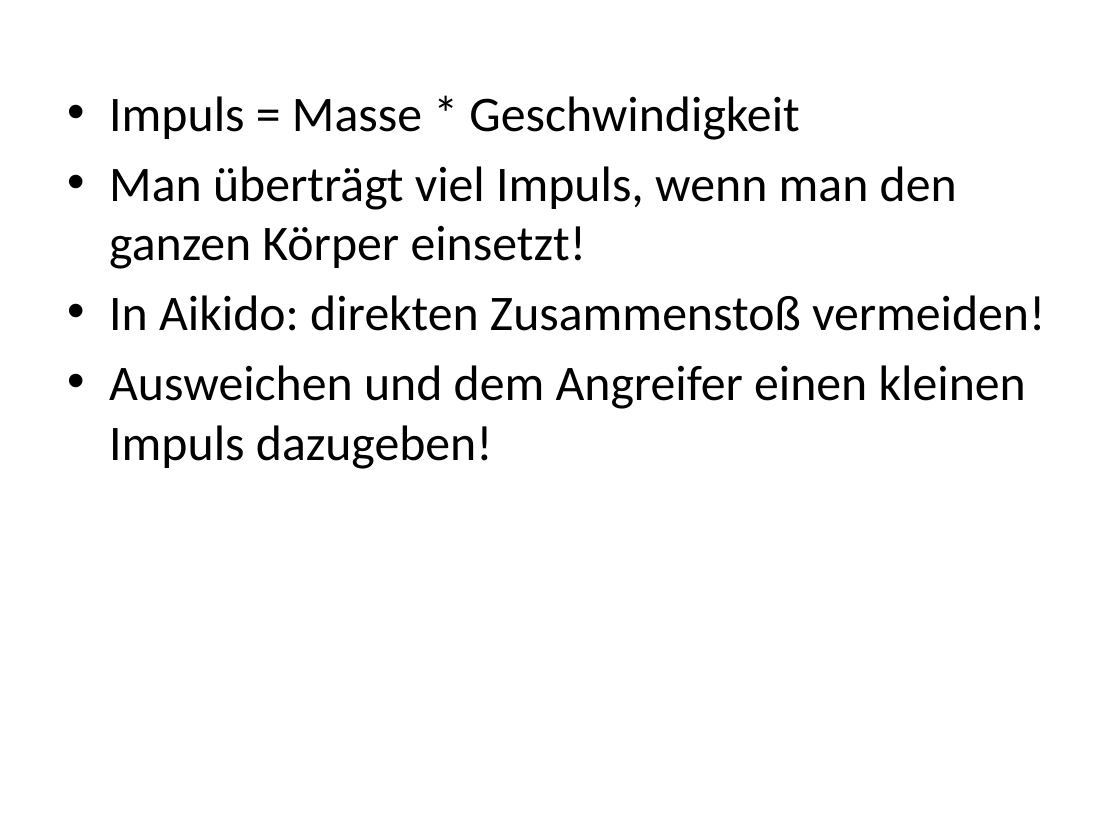
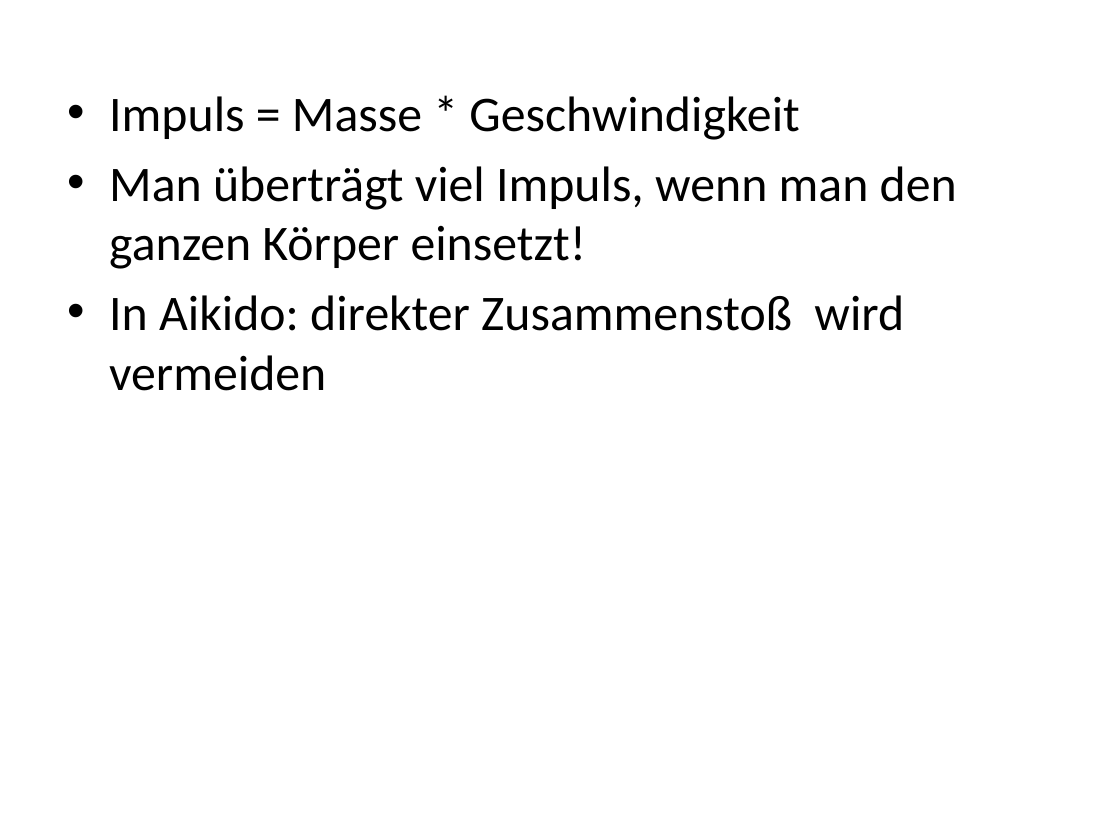
Before and after one commit to keale/Physik_in_Aikido, a slide deck: slide 9 of LNdW2013 physik in Aikido/LNdW2013 Physik in Aikido.pptx (slide 10 before the commit). Drawn at 1120x840 pixels with LibreOffice and Linux fonts; fonts in the diff are those of the drawing; background and template pictures are left out. Boxes give left, top, right and bottom in pixels: in the first picture for what was removed or moved away, otherwise in the second. Text is boxed around its words. In the diff, an @@ line names an element or a change of style, - is before the commit and + after.

```diff
--- a/LNdW2013 physik in Aikido/LNdW2013 Physik in Aikido.pptx
+++ b/LNdW2013 physik in Aikido/LNdW2013 Physik in Aikido.pptx
@@ text at bbox=[109, 295, 904, 391]: text changed @@
-• In Aikido: direkten Zusammenstoß vermeiden!
-• Ausweichen und dem Angreifer einen kleinen Impuls dazugeben!
+• In Aikido: direkter Zusammenstoß wird vermeiden
```
Also in this commit, not shown: 4 other slides changed, 2 slides removed.
